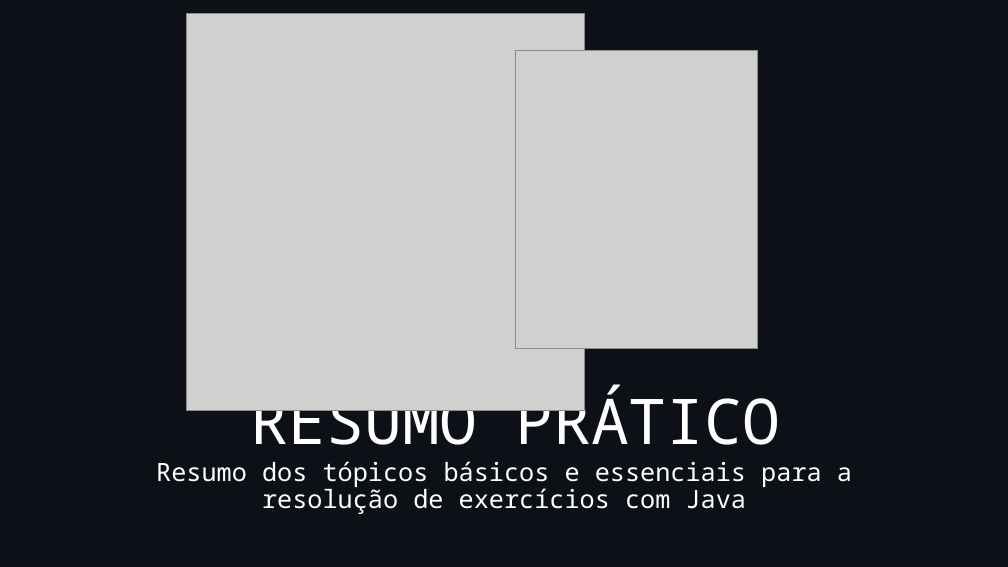
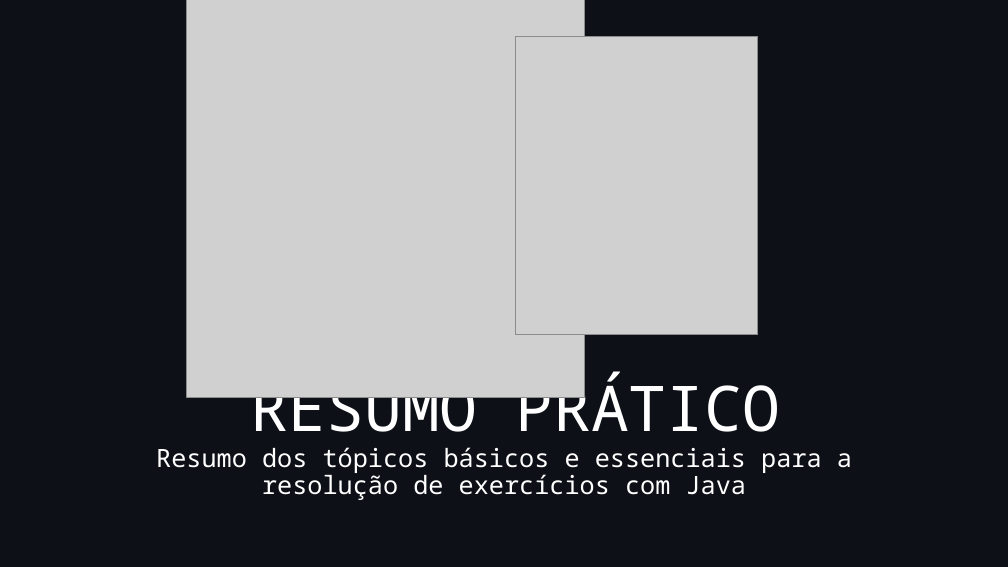
Before and after one commit to jrdutra/algoritmos, a slide deck: slide 2 of material_de_apoio/resumo_pratico.pptx (slide 1 before the commit). Drawn at 1008x567 pixels with LibreOffice and Linux fonts; fonts in the diff are those of the drawing; grey boxes stand for pictures. Boxes give left, top, right and bottom in pixels: in the first picture for what was removed or moved away, otherwise in the second. Text is boxed around its words. In the diff, an @@ line names an element or a change of style, - is before the commit and + after.

```diff
--- a/material_de_apoio/resumo_pratico.pptx
+++ b/material_de_apoio/resumo_pratico.pptx
@@ 2 pictures, 1 title, 1 subtitle: place and size @@
-2 pictures, 1 title, 1 subtitle at [156, 14, 852, 514]
+2 pictures, 1 title, 1 subtitle at [156, 0, 852, 500]
```
Also in this commit, not shown: 1 slide added, 6 other files.
